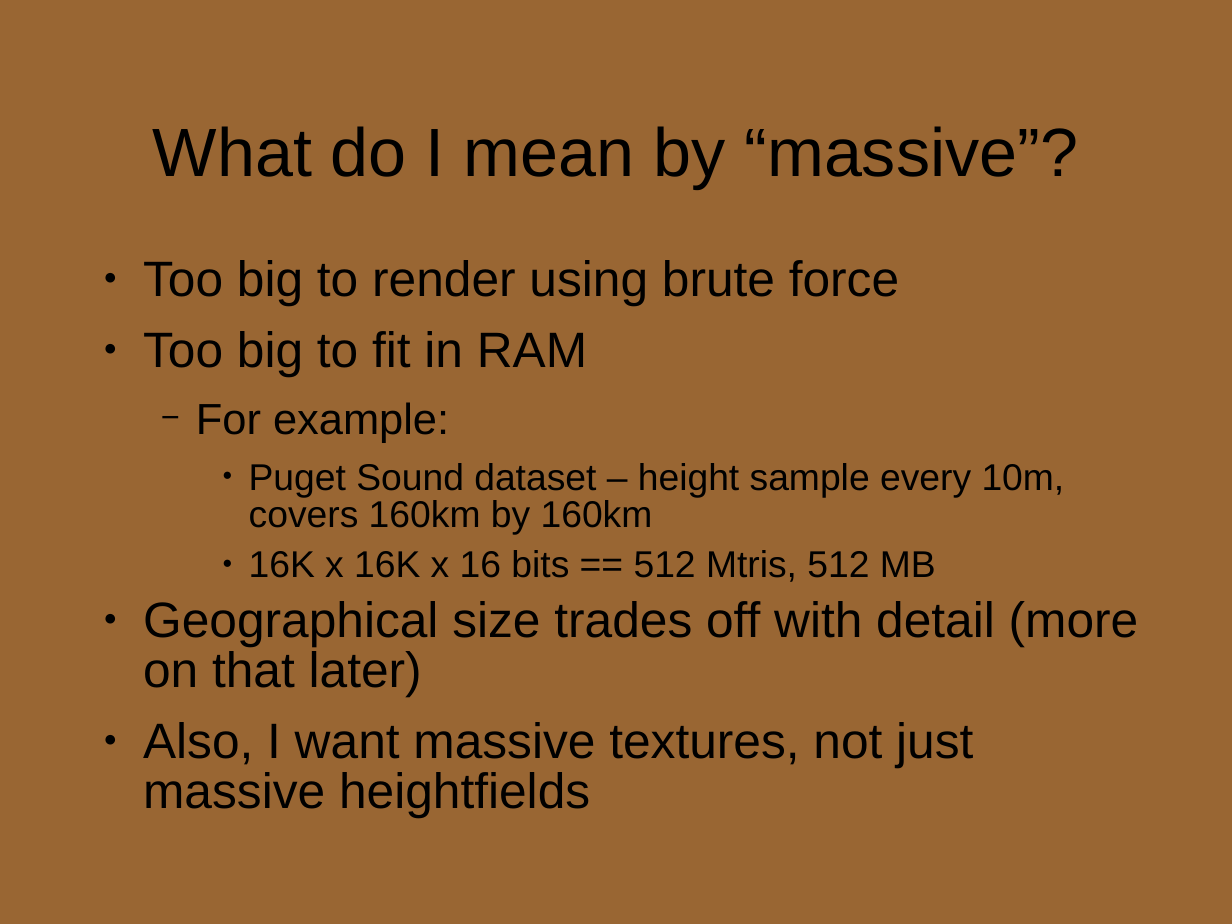
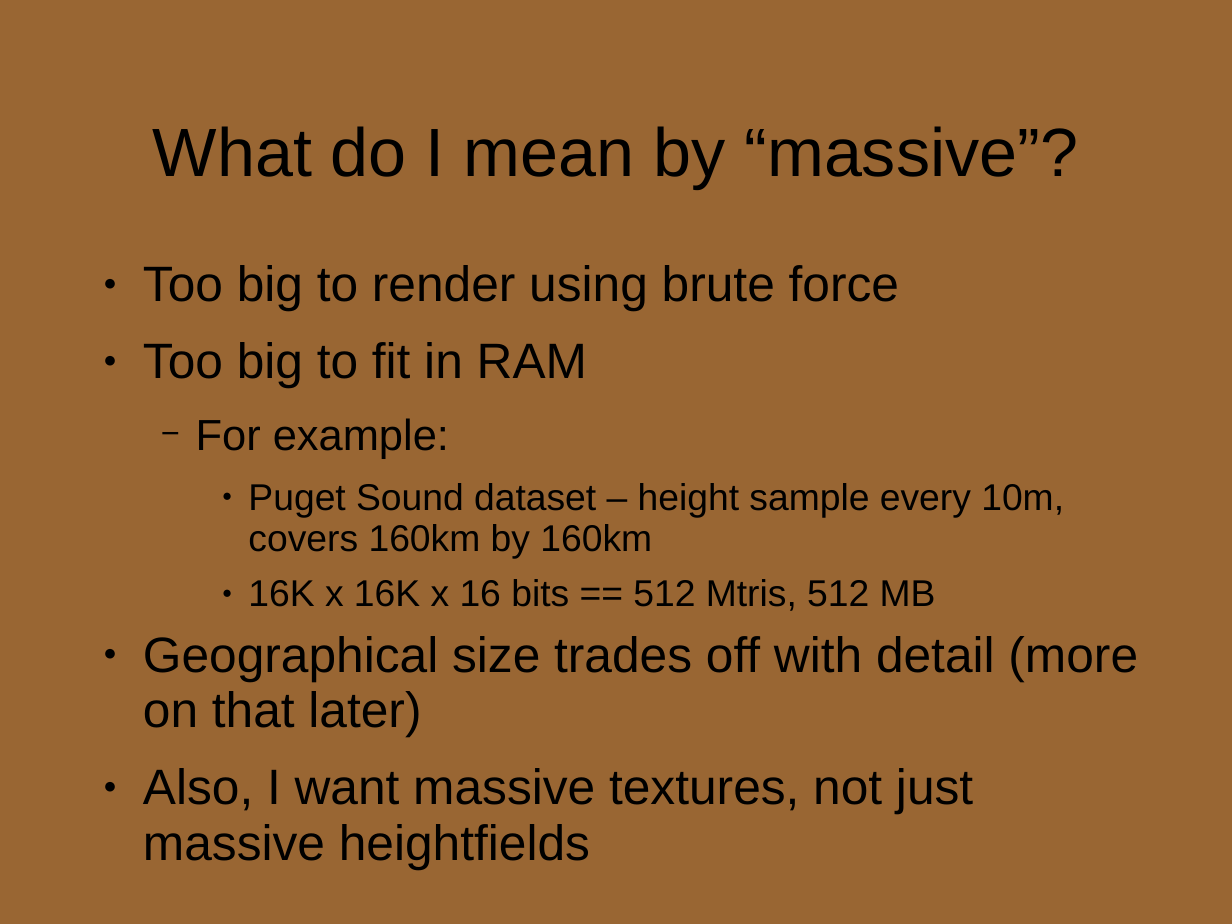
Before and after one commit to kphillisjr/tu-testbed, a slide deck: slide 2 of tu-testbed/docs/sig-preso.ppt. Drawn at 1232x924 pixels with LibreOffice and Linux fonts; fonts in the diff are those of the drawing. Boxes give left, top, right and bottom in pixels: in the first picture for what was removed or moved away, otherwise in the second. Text is boxed around its words. In the diff, an @@ line names an element or a change of style, - is before the commit and + after.

```diff
--- a/tu-testbed/docs/sig-preso.ppt
+++ b/tu-testbed/docs/sig-preso.ppt
@@ text "Too big to render using ..." at (143,265,1138,869): line spacing 0.83 to 0.93; indent changed @@
```
Also in this commit, not shown: 4 other slides changed, 10 other files.
